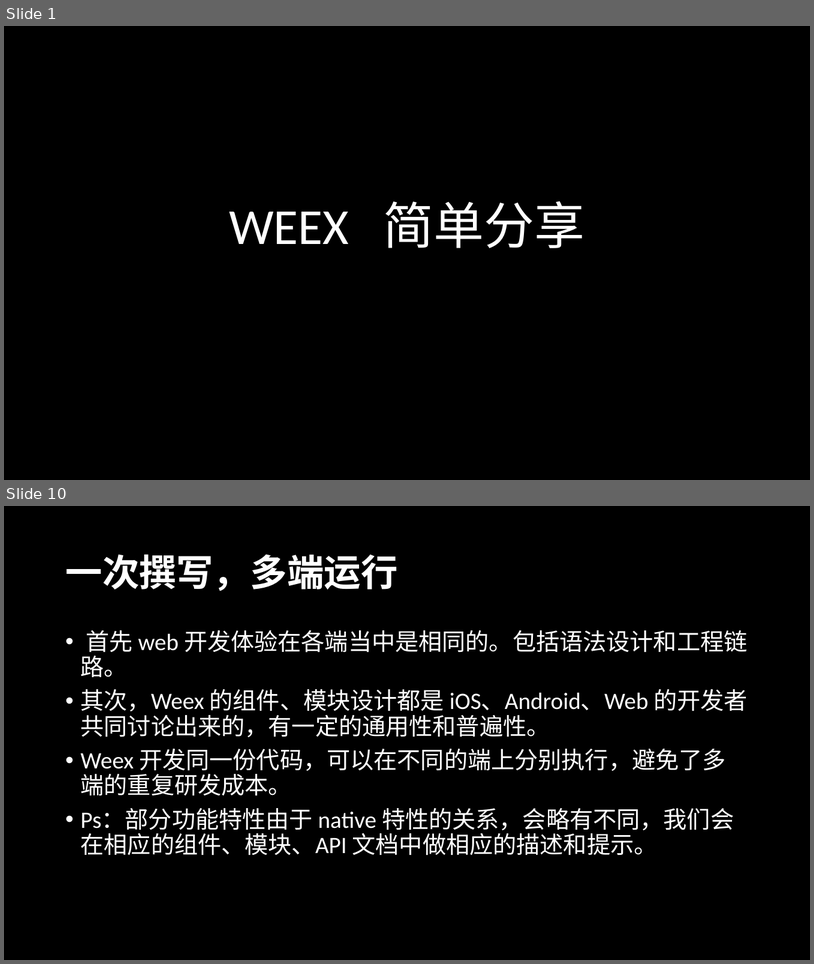
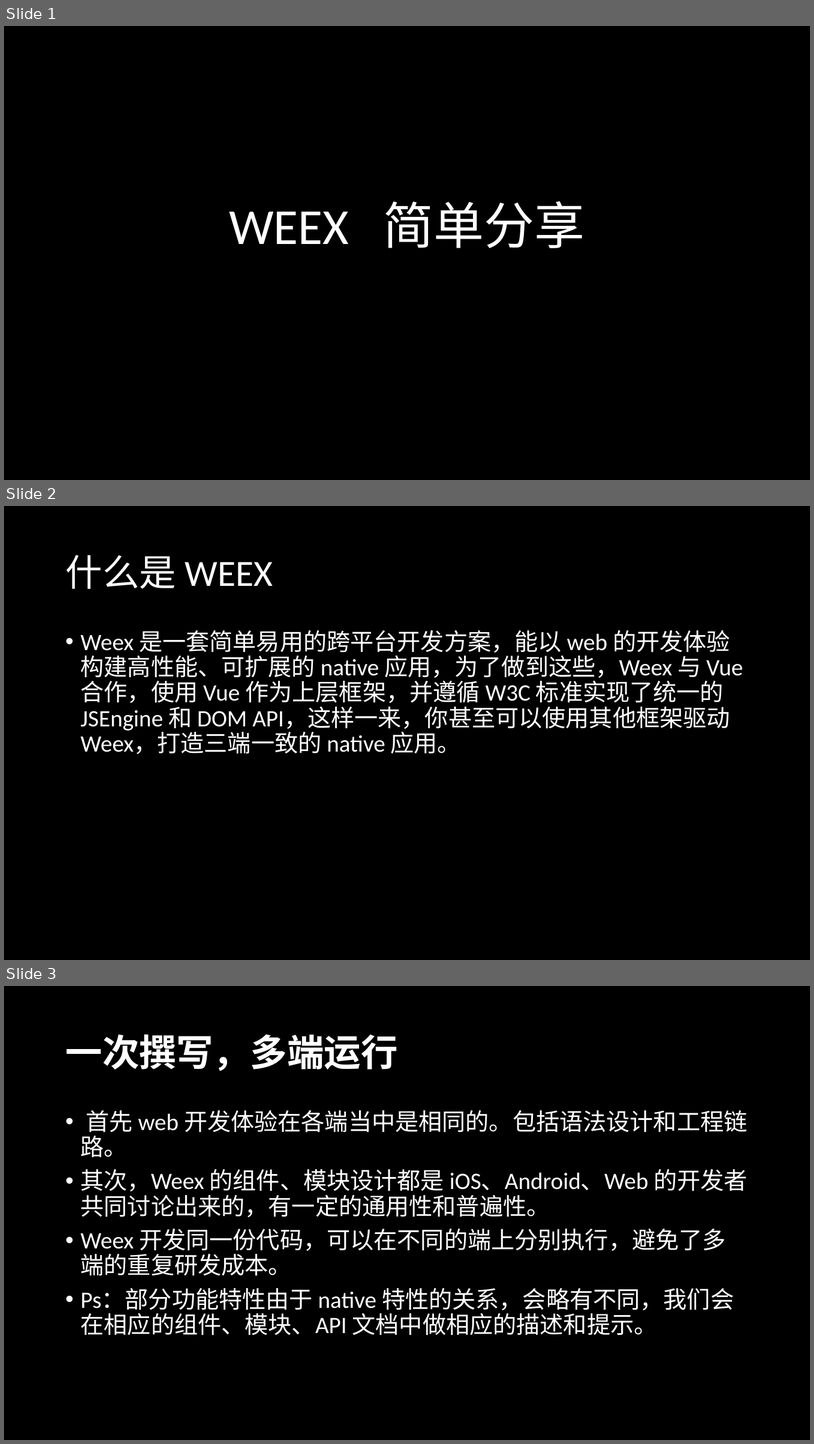
Before and after one commit to radiofly19841018/demo-weex, a slide deck: ppt/演示文稿1.pptx. Shown one above the other, each under a label of ours: slides 1 and 10 before the commit, slides 1, 2 and 3 after it; the slides between them are not shown. The pictures are 814x964 and 814x1444 pixels, drawn with LibreOffice and Linux fonts; fonts in the diff are those of the drawing. Boxes give left, top, right and bottom in pixels: in the first picture for what was removed or moved away, otherwise in the second. Text is boxed around its words. In the diff, an @@ line names an element or a change of style, - is before the commit and + after.

```diff
--- a/ppt/演示文稿1.pptx
+++ b/ppt/演示文稿1.pptx
@@ slide 2 added at <box>4,506,810,960</box>, background #000000 @@
@@ title added at <box>65,555,273,589</box>, 44 pt, text #FFFFFF @@
+什么是 WEEX
@@ text added at <box>81,630,743,754</box>, 28 pt, text #FFFFFF @@
+• Weex 是一套简单易用的跨平台开发方案，能以 web 的开发体验构建高性能、可扩展的 native 应用，为了做到这些，Weex 与 Vue 合作，使用 Vue 作为上层框架，并遵循 W3C 标准实现了统一的 JSEngine 和 DOM API，这样一来，你甚至可以使用其他框架驱动 Weex，打造三端一致的 native 应用。
@@ what was slide 10 is now slide 3 @@
```
Also in this commit, not shown: 3 other slides added, 2 slides removed, 7 other files.
